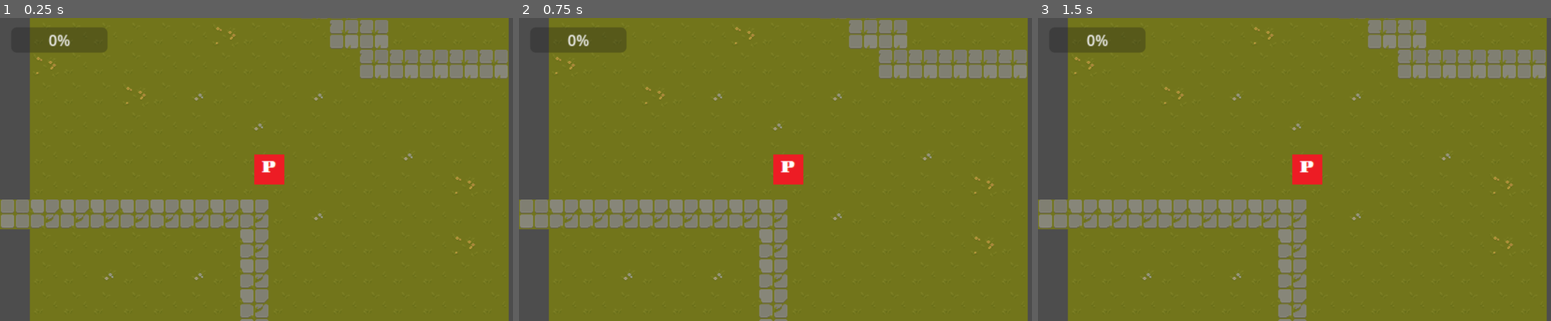
Above: before the commit, frames 1-3 (left to right).
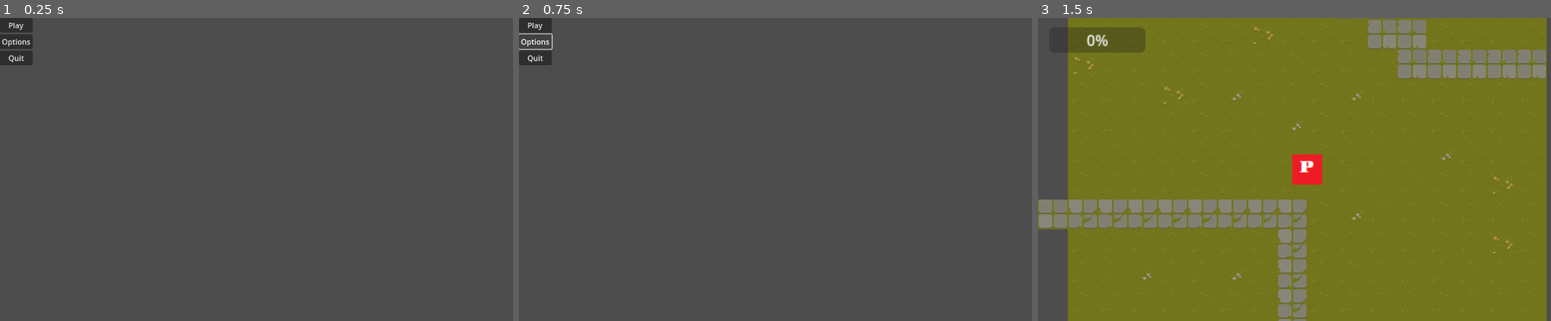
Above: after the commit, the same moments.

Repository: Mad-Rat-Interactive/Nameless-King
Game: Godot game, scene res://autoloads/scenes/main_menu.tscn
The game is run twice, just before and just after one commit, with the same random seed, the same clock (stepped at 60 frames per second) and the same inputs. Before the commit the project starts from res://autoloads/scenes/main.tscn.
Inputs (mouse positions are in pixels of both pictures, inside the frame that each line leads up to):
- Up to frame 1 (0.25 s): no input
- Up to frame 2 (0.75 s): click (534, 42) at 0.5 s, where only the run after the commit has a clickable "Options"
- Up to frame 3 (1.5 s): click (1053, 24) at 1.25 s, where only the run after the commit has a clickable "Play"

The runs differ from the first frame. In frame 1, 95% of the frame differs, in the area x 0-100%, y 0-100%; in frame 2, 95%; in frame 3, nothing differs.

Commit message:
Basic menu
Created very basic main menu

Diff:
--- /dev/null
+++ b/autoloads/scenes/main_menu.tscn
@@ -0,0 +1,35 @@
+[gd_scene load_steps=2 format=3 uid="uid://dbiiptqsabb8v"]
+
+[ext_resource type="Script" path="res://autoloads/scenes/menu.gd" id="1_858d6"]
+
+[node name="main_menu" type="Control"]
+layout_mode = 3
+anchors_preset = 15
+anchor_right = 1.0
+anchor_bottom = 1.0
+grow_horizontal = 2
+grow_vertical = 2
+script = ExtResource("1_858d6")
+
+[node name="MarginContainer" type="MarginContainer" parent="."]
+layout_mode = 0
+offset_right = 40.0
+offset_bottom = 40.0
+
+[node name="VBoxContainer" type="VBoxContainer" parent="MarginContainer"]
+layout_mode = 2
+
+[node name="Play" type="Button" parent="MarginContainer/VBoxContainer"]
+layout_mode = 2
+text = "Play"
+
+[node name="Options" type="Button" parent="MarginContainer/VBoxContainer"]
+layout_mode = 2
+text = "Options"
+
+[node name="Quit" type="Button" parent="MarginContainer/VBoxContainer"]
+layout_mode = 2
+text = "Quit"
+
+[connection signal="pressed" from="MarginContainer/VBoxContainer/Play" to="." method="_on_play_pressed"]
+[connection signal="pressed" from="MarginContainer/VBoxContainer/Quit" to="." method="_on_quit_pressed"]
--- /dev/null
+++ b/autoloads/scenes/menu.gd
@@ -0,0 +1,10 @@
+extends Control
+
+
+
+func _on_play_pressed():
+	get_tree().change_scene_to_file("res://autoloads/scenes/main.tscn")
+
+
+func _on_quit_pressed():
+	get_tree().quit()
--- a/project.godot
+++ b/project.godot
@@ -11,7 +11,7 @@
 [application]
 
 config/name="Nameless King"
-run/main_scene="res://autoloads/scenes/main.tscn"
+run/main_scene="res://autoloads/scenes/main_menu.tscn"
 config/features=PackedStringArray("4.2", "Forward Plus")
 config/icon="res://icon.svg"
 
